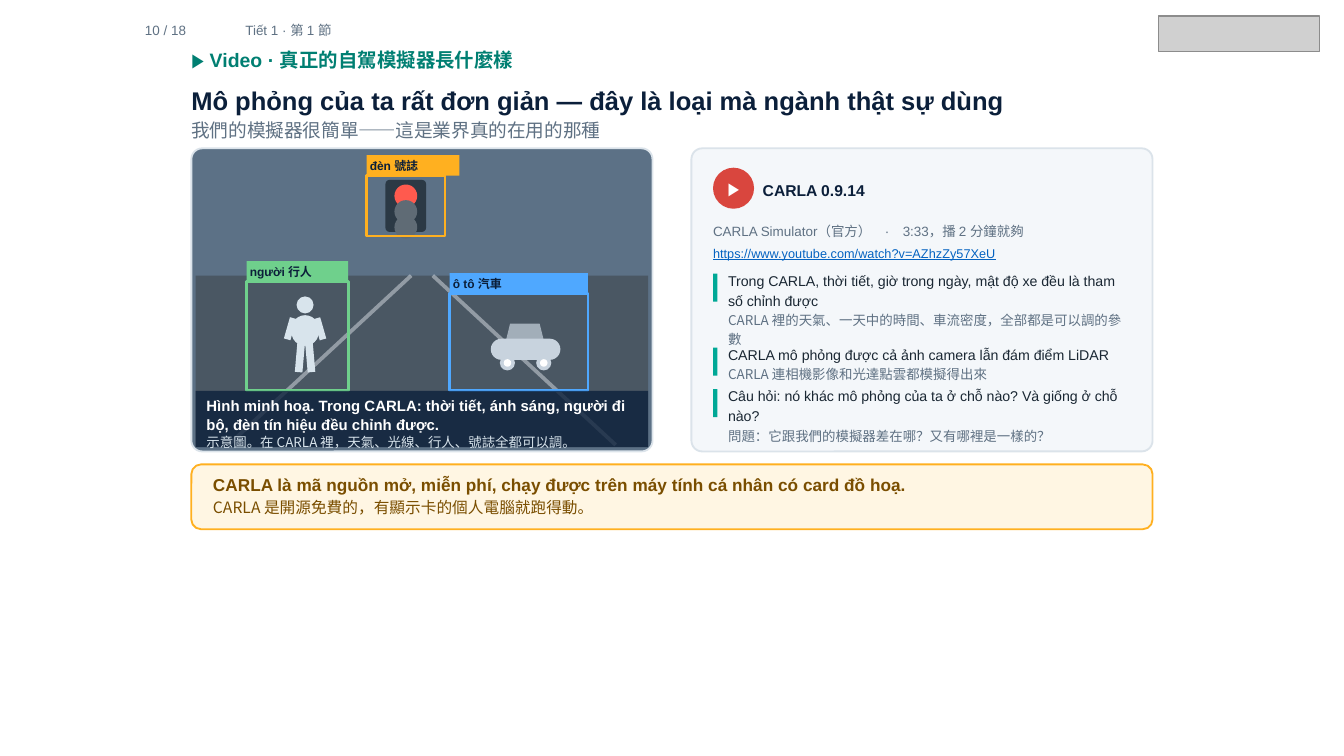
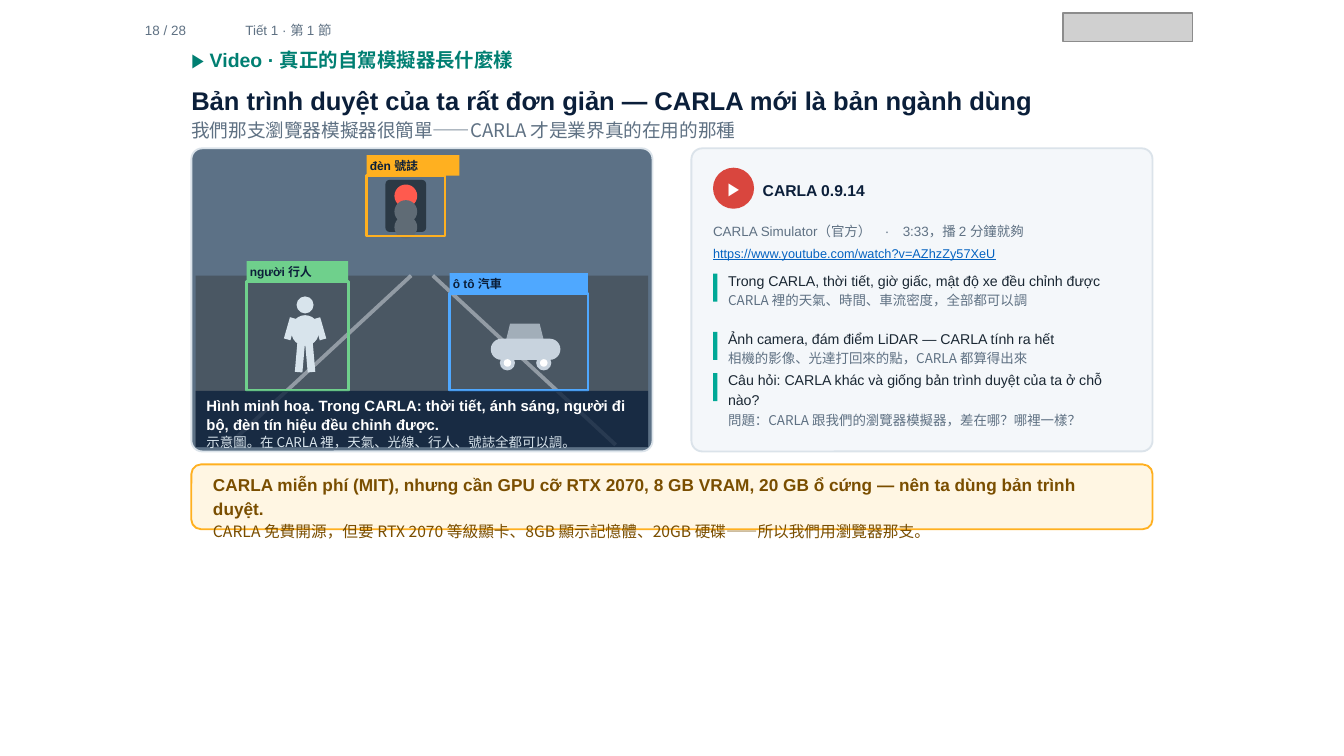
Before and after one commit to ch-neural/MITUST-Principles-of-Self-Driving-Cars, a slide deck: slide 18 of 第四週(10-01)/第四週_第1節_簡報.pptx (slide 10 before the commit). Drawn at 1344x756 pixels with LibreOffice and Linux fonts; fonts in the diff are those of the drawing; grey boxes stand for pictures. Boxes give left, top, right and bottom in pixels: in the first picture for what was removed or moved away, otherwise in the second. Text is boxed around its words. In the diff, an @@ line names an element or a change of style, - is before the commit and + after.

```diff
--- a/第四週(10-01)/第四週_第1節_簡報.pptx
+++ b/第四週(10-01)/第四週_第1節_簡報.pptx
@@ text at bbox=[145, 25, 186, 35]: text changed @@
-10 / 18
+18 / 28
@@ picture: place and size @@
-picture at bbox=[1159, 16, 1320, 52]
+picture at bbox=[1063, 13, 1192, 42]
@@ text at bbox=[191, 90, 1031, 139]: text changed @@
-Mô phỏng của ta rất đơn giản — đây là loại mà ngành thật sự dùng
-我們的模擬器很簡單——這是業界真的在用的那種
+Bản trình duyệt của ta rất đơn giản — CARLA mới là bản ngành dùng
+我們那支瀏覽器模擬器很簡單——CARLA 才是業界真的在用的那種
@@ text at bbox=[728, 275, 1101, 306]: text changed @@
-Trong CARLA, thời tiết, giờ trong ngày, mật độ xe đều là tham số chỉnh được
-CARLA 裡的天氣、一天中的時間、車流密度，全部都是可以調的參數
+Trong CARLA, thời tiết, giờ giấc, mật độ xe đều chỉnh được
+CARLA 裡的天氣、時間、車流密度，全部都可以調
@@ rectangle: place and size @@
-rectangle at bbox=[714, 348, 718, 376]
+rectangle at bbox=[714, 332, 718, 360]
@@ text at bbox=[728, 333, 1055, 364]: text changed @@
-CARLA mô phỏng được cả ảnh camera lẫn đám điểm LiDAR
-CARLA 連相機影像和光達點雲都模擬得出來
+Ảnh camera, đám điểm LiDAR — CARLA tính ra hết
+相機的影像、光達打回來的點，CARLA 都算得出來
@@ rectangle: place and size @@
-rectangle at bbox=[714, 388, 718, 417]
+rectangle at bbox=[714, 374, 718, 402]
@@ text at bbox=[728, 374, 1102, 426]: text changed @@
-Câu hỏi: nó khác mô phỏng của ta ở chỗ nào? Và giống ở chỗ nào?
-問題：它跟我們的模擬器差在哪？又有哪裡是一樣的？
+Câu hỏi: CARLA khác và giống bản trình duyệt của ta ở chỗ nào?
+問題：CARLA 跟我們的瀏覽器模擬器，差在哪？哪裡一樣？
@@ text at bbox=[213, 477, 1075, 539]: text changed @@
-CARLA là mã nguồn mở, miễn phí, chạy được trên máy tính cá nhân có card đồ hoạ.
-CARLA 是開源免費的，有顯示卡的個人電腦就跑得動。
+CARLA miễn phí (MIT), nhưng cần GPU cỡ RTX 2070, 8 GB VRAM, 20 GB ổ cứng — nên ta dùng bản trình duyệt.
+CARLA 免費開源，但要 RTX 2070 等級顯卡、8GB 顯示記憶體、20GB 硬碟——所以我們用瀏覽器那支。
```
Also in this commit, not shown: 15 other slides changed, 12 slides added, 2 slides removed, 3 other files.
